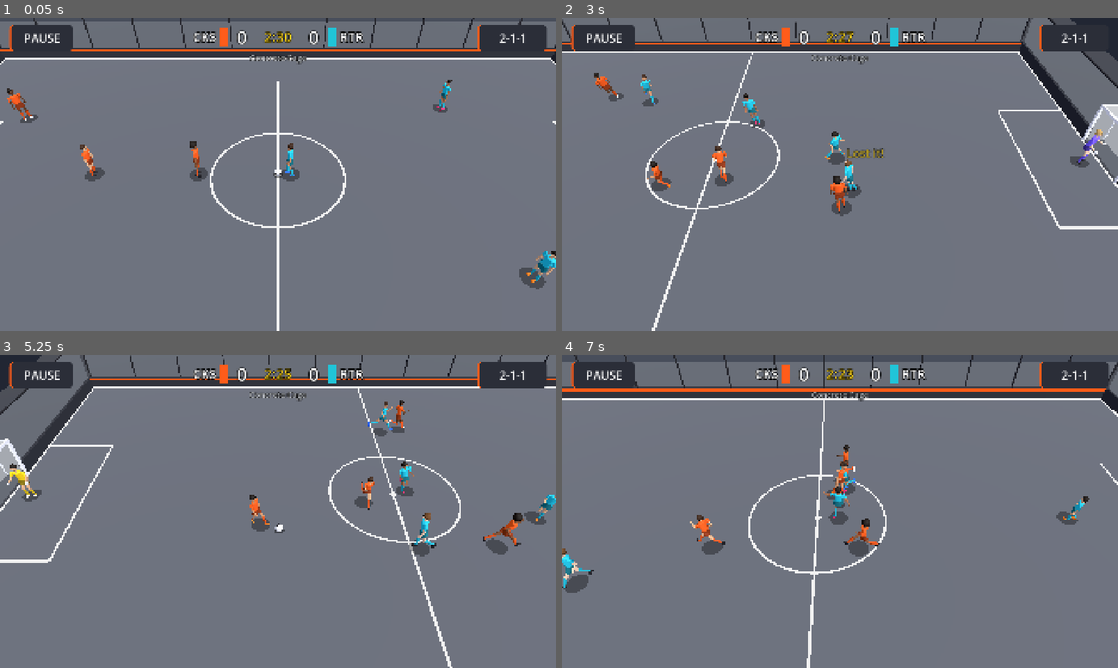
Above: before the commit, frames 1-4 (two rows, left to right).
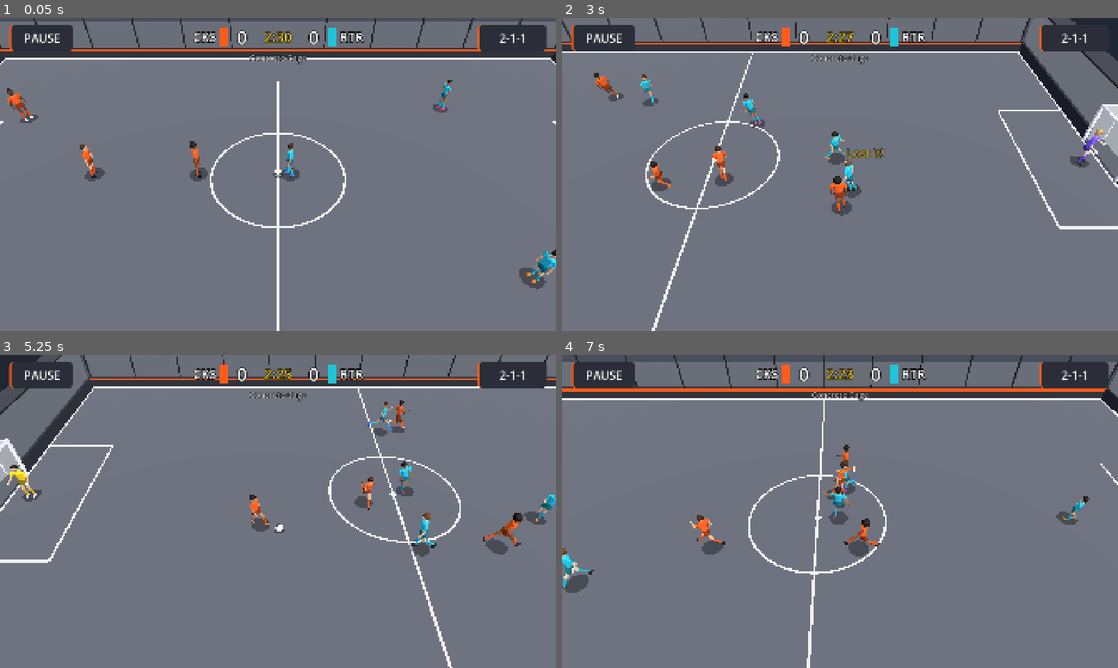
Above: after the commit, the same moments.

Repository: Ytyoussef123/RACING
Game: Godot game, scene res://tests/match_sim_test.tscn
The game is run twice, just before and just after one commit, with the same random seed, the same clock (stepped at 60 frames per second) and the same inputs. This scene is started directly instead of the project's main scene.
Inputs (mouse positions are in pixels of both pictures, inside the frame that each line leads up to):
- Up to frame 1 (0.05 s): no input
- Up to frame 2 (3 s): move the mouse to (962, 158) at 0.52 s; hold D 0.53-1.25 s; hold Space 0.53-1.25 s; click (962, 158) at 0.67 s; drag from (728, 190) to (812, 237) at 1.27 s; move the mouse to (895, 105) at 2.02 s; hold D 2.03-2.75 s; hold E 2.03-2.75 s; tap Space at 2.3 s; drag from (812, 237) to (673, 127) at 2.77 s
- Up to frame 3 (5.25 s): move the mouse to (444, 558) at 3.52 s; hold A 3.53-4.25 s; hold Space 3.53-4.25 s; tap Q at 3.6 s; drag from (111, 464) to (194, 433) at 4.27 s; move the mouse to (305, 511) at 5.02 s; hold S from 5.03 s (still down); hold Space from 5.03 s (still down); tap C at 5.1 s; click (305, 511) at 5.17 s
- Up to frame 4 (7 s): release S at 5.75 s; release Space at 5.75 s; drag from (756, 433) to (728, 527) at 5.77 s; move the mouse to (962, 495) at 6.52 s; hold W from 6.53 s (still down); hold B from 6.53 s (still down); tap Space at 6.77, 6.8 s

The runs differ from the first frame. In frame 1, less than 0.1% of the frame differs, in the area x 1-100%, y 20-85%; in frame 2, less than 0.1%; in frame 3, less than 0.1%; in frame 4, less than 0.1%.

Commit message:
Street Football: match test counts shots, saves and goals by shot type
Diagnosis: since the shot types, AI matches miss the goal more often
(about 13 misses per match against 9). Possession keeps the last shot's
type; the match test prints MATCH SHOT TYPES.

Co-Authored-By: Claude Opus 5.5 <noreply@anthropic.com>
Claude-Session: https://claude.ai/code/session_01DzDgJmNS4phE2fFBij9fZM

Diff:
--- a/street-football/scripts/gameplay/kicks.gd
+++ b/street-football/scripts/gameplay/kicks.gd
@@ -96,6 +96,7 @@
 	if first_time and player.profile != null and player.profile.special_skills.has("first_time_shot"):
 		error *= float(Config.get_value("skills", "first_time_shot_error_mult", 0.6))
 	ctx.stats.shots[player.team.index] += 1
+	ctx.possession.last_shot_type = type
 	kick(handling, player, ctx, KickAccuracy.with_error(kick_velocity, error * type_error, ctx), spin, null, "shot")
 
 
--- a/street-football/scripts/gameplay/possession.gd
+++ b/street-football/scripts/gameplay/possession.gd
@@ -13,6 +13,8 @@
 var pass_target: Player = null
 ## Kind of the last kick: "pass" (passes and through passes), "shot" or "" (anything else).
 var last_kick_kind: String = ""
+## Type of the last shot (ShotTypes): "" normal, "low", "chip" or "curl".
+var last_shot_type: String = ""
 ## Match counters (passes completed are counted here); may be null in tests.
 var stats: MatchStats = null
 
--- a/street-football/tests/match_sim_test.gd
+++ b/street-football/tests/match_sim_test.gd
@@ -60,6 +60,12 @@
 ## players' jobs (AttackRoles with the ball; chaser, cover, marker or zone without it).
 var _pair_kinds: Dictionary = {}
 var _crowd_kinds: Dictionary = {}
+## Shots, saves and goals by shot type (ShotTypes), to see which type misses.
+var _type_shots: Dictionary = {}
+var _type_saves: Dictionary = {}
+var _type_goals: Dictionary = {}
+var _seen_kick := -1
+var _seen_saves := 0
 
 
 func _ready() -> void:
@@ -88,7 +94,9 @@
 	_owner_since = 0.0
 	_match = MATCH_SCENE.instantiate()
 	add_child(_match)
-	_match.goal_scored.connect(func(_team: int) -> void: _goals += 1)
+	_seen_kick = -1
+	_seen_saves = 0
+	_match.goal_scored.connect(_on_goal)
 	_match.full_time.connect(_on_full_time)
 
 
@@ -99,6 +107,7 @@
 	var ctx: MatchContext = _match.ctx
 	var ball := ctx.ball
 	var court := ctx.court
+	_count_shot_types(ctx)
 	if ctx.possession.holder == null and ball.velocity.length() < 0.1 and _match.flow.state == MatchFlow.State.PLAYING:
 		_stuck_time += delta
 		_max_stuck = maxf(_max_stuck, _stuck_time)
@@ -207,6 +216,32 @@
 	return target != null and target.team == team
 
 
+func _on_goal(_team: int) -> void:
+	_goals += 1
+	var possession: Possession = _match.ctx.possession
+	_bump(_type_goals, _shot_name(possession.last_shot_type) if possession.last_kick_kind == "shot" else "other")
+
+
+func _count_shot_types(ctx: MatchContext) -> void:
+	var possession := ctx.possession
+	if possession.kick_count != _seen_kick:
+		_seen_kick = possession.kick_count
+		if possession.last_kick_kind == "shot":
+			_bump(_type_shots, _shot_name(possession.last_shot_type))
+	var saves := ctx.stats.saves[0] + ctx.stats.saves[1]
+	if saves > _seen_saves:
+		_bump(_type_saves, _shot_name(possession.last_shot_type))
+	_seen_saves = saves
+
+
+static func _shot_name(type: String) -> String:
+	return "normal" if type.is_empty() else type
+
+
+static func _bump(counts: Dictionary, key: String) -> void:
+	counts[key] = int(counts.get(key, 0)) + 1
+
+
 func _on_full_time(home: int, away: int) -> void:
 	_finished = true
 	_final = Vector2i(home, away)
@@ -245,6 +280,12 @@
 	for k in range(3):
 		_print_kinds("close pair", _pair_kinds, PHASES[k], maxf(1.0, float(_phase_sides[k])))
 		_print_kinds("crowd", _crowd_kinds, PHASES[k], maxf(1.0, float(_phase_sides[k])))
+	var parts := PackedStringArray()
+	for type in ["normal", "low", "chip", "curl", "other"]:
+		if _type_shots.has(type) or _type_goals.has(type):
+			parts.append("%s %d shots, %d saved, %d goals" % [type, int(_type_shots.get(type, 0)),
+				int(_type_saves.get(type, 0)), int(_type_goals.get(type, 0))])
+	print("MATCH SHOT TYPES (6 matches): " + "; ".join(parts))
 	_check("every match reaches full time", _all_finished)
 	_check("goals are scored", _total_goals >= MIN_TOTAL_GOALS, "total=%d" % _total_goals)
 	_check("score matches goals", not _score_mismatch)
